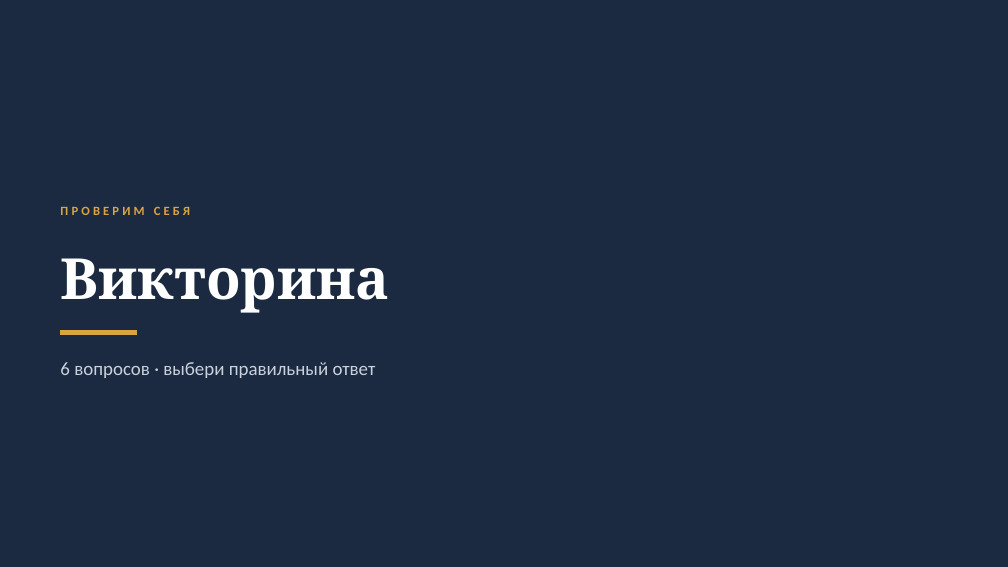
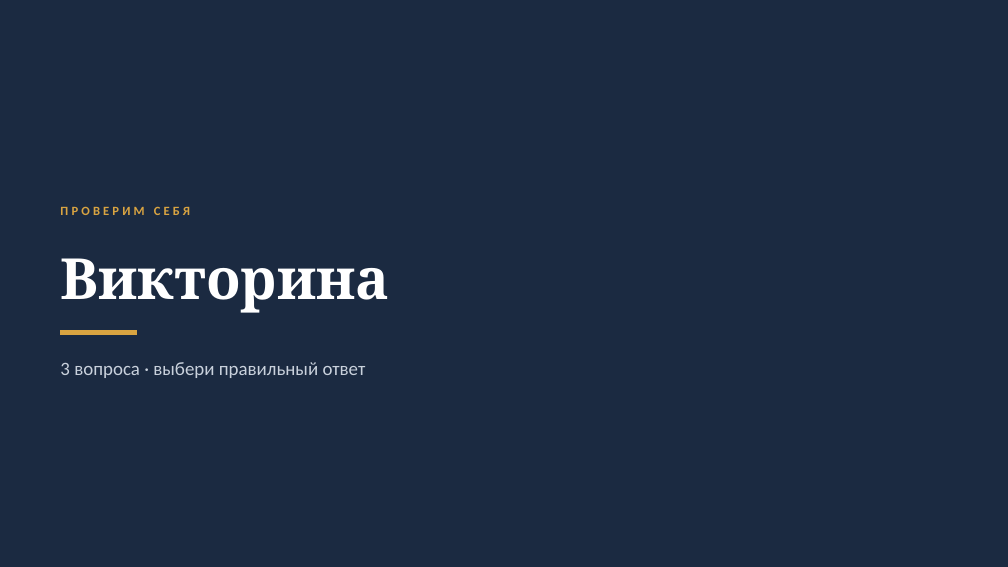
Before and after one commit to IVabdulin85/claude-workspace, a slide deck: slide 5 of Ekonomicheskie_krizisy_RU_viktorina.pptx. Drawn at 1008x567 pixels with LibreOffice and Linux fonts; fonts in the diff are those of the drawing. Boxes give left, top, right and bottom in pixels: in the first picture for what was removed or moved away, otherwise in the second. Text is boxed around its words. In the diff, an @@ line names an element or a change of style, - is before the commit and + after.

```diff
--- a/Ekonomicheskie_krizisy_RU_viktorina.pptx
+++ b/Ekonomicheskie_krizisy_RU_viktorina.pptx
@@ text at <box>60,362,366,378</box>: text changed @@
-6 вопросов · выбери правильный ответ
+3 вопроса · выбери правильный ответ
```
Also in this commit, not shown: 3 other slides changed, 3 slides removed, 1 other file.
